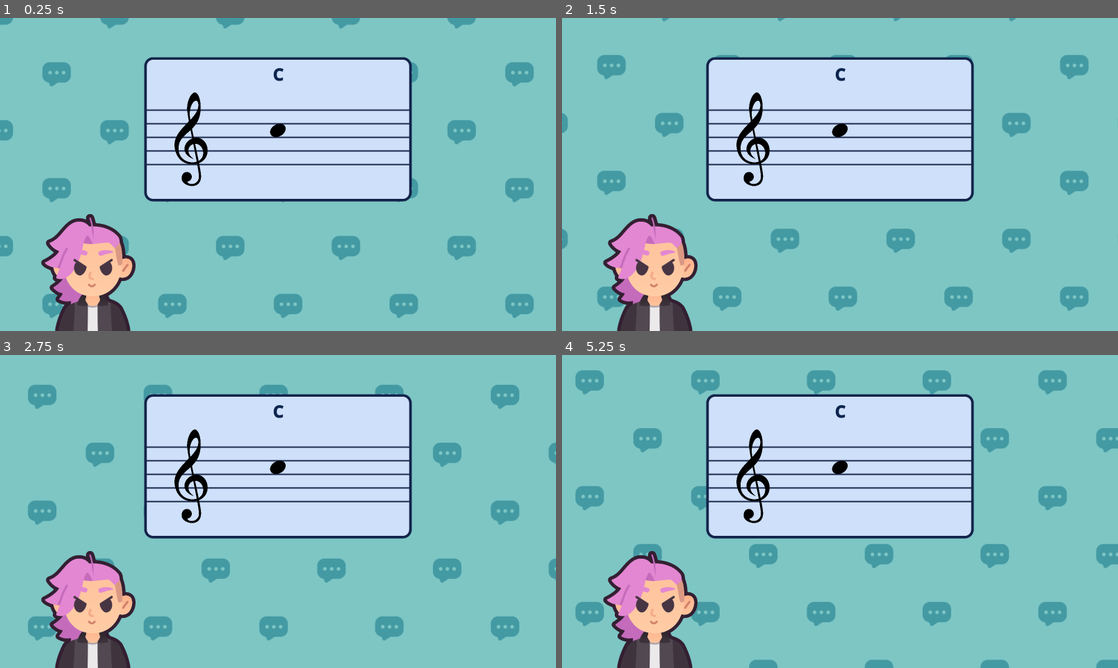
Above: before the commit, frames 1-4 (two rows, left to right).
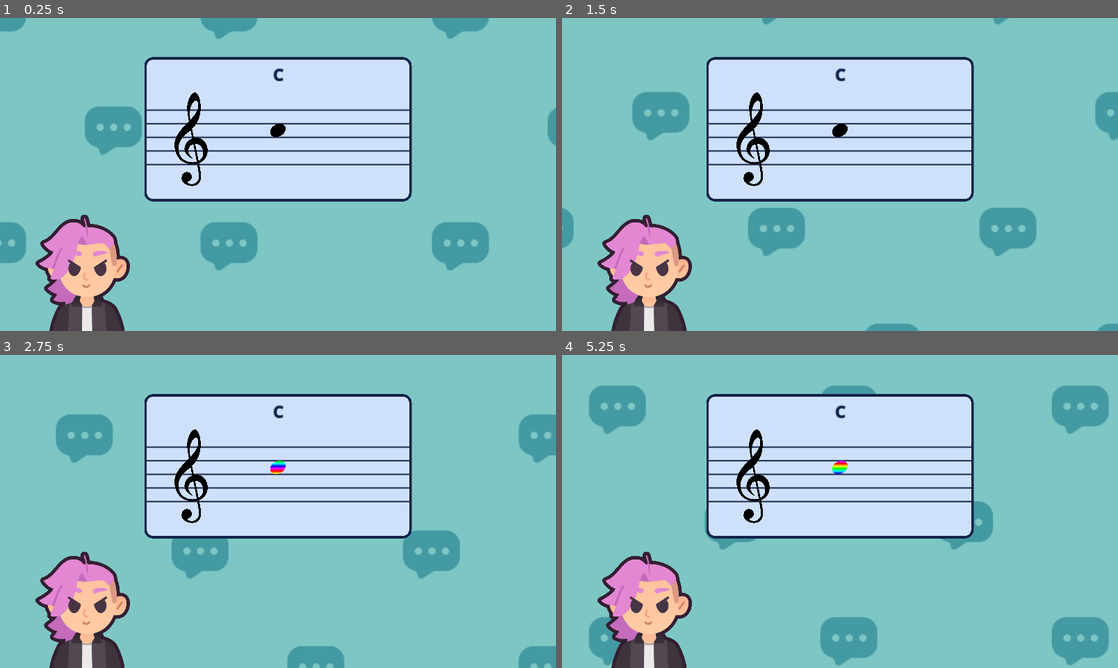
Above: after the commit, the same moments.

Repository: jonathanngkh/lofi-layers
Game: Godot game, scene res://game.tscn
The game is run twice, just before and just after one commit, with the same random seed, the same clock (stepped at 60 frames per second) and the same inputs. The project has no main scene, so this scene is started directly.
Inputs (mouse positions are in pixels of both pictures, inside the frame that each line leads up to):
- Up to frame 1 (0.25 s): no input
- Up to frame 2 (1.5 s): move the mouse to (962, 158) at 0.52 s; hold 1 (C5_on, bound only after the commit) 0.53-1.25 s; click (962, 158) at 0.67 s; tap 2 at 0.8 s; drag from (728, 190) to (812, 237) at 1.27 s
- Up to frame 3 (2.75 s): move the mouse to (333, 442) at 2.02 s; hold 1 (C5_on, bound only after the commit) from 2.03 s (still down); click (333, 442) at 2.17 s; tap 2 at 2.3 s
- Up to frame 4 (5.25 s): release 1 (C5_on, bound only after the commit) at 2.75 s; drag from (812, 574) to (673, 464) at 2.77 s; move the mouse to (1006, 558) at 3.52 s; hold 1 (C5_on, bound only after the commit) 3.53-4.25 s; click (1006, 558) at 3.67 s; tap 2 at 3.8 s; drag from (673, 464) to (756, 433) at 4.27 s; move the mouse to (867, 511) at 5.02 s; hold 1 (C5_on, bound only after the commit) from 5.03 s (still down); click (867, 511) at 5.17 s

The runs differ from the first frame. In frame 1, 11% of the frame differs, in the area x 0-100%, y 0-100%; in frame 2, 10%; in frame 3, 12%; in frame 4, 15%, in the area x 2-100%, y 4-100%.

Commit message:
making separate node for visual piano

Diff:
--- a/CMajorScaleLevelOne.tscn
+++ b/CMajorScaleLevelOne.tscn
@@ -27,12 +27,11 @@
 shader_parameter/angle = 270.0
 
 [node name="CMajorScaleLevelOne" type="Control"]
+custom_minimum_size = Vector2(2560, 1440)
 layout_mode = 3
-anchors_preset = 15
-anchor_right = 1.0
-anchor_bottom = 1.0
-grow_horizontal = 2
-grow_vertical = 2
+anchors_preset = 0
+offset_right = 2560.0
+offset_bottom = 1440.0
 theme = ExtResource("1_kywhn")
 script = ExtResource("2_7ou3x")
 metadata/_edit_vertical_guides_ = [1280.0]
@@ -41,38 +40,26 @@
 
 [node name="Background" type="ColorRect" parent="."]
 material = SubResource("ShaderMaterial_3ay7s")
-layout_mode = 1
-anchors_preset = 15
-anchor_right = 1.0
-anchor_bottom = 1.0
-grow_horizontal = 2
-grow_vertical = 2
+layout_mode = 0
+offset_right = 2560.0
+offset_bottom = 1440.0
 
 [node name="Character" type="TextureRect" parent="."]
 layout_mode = 1
 anchors_preset = -1
-anchor_left = 0.0668889
-anchor_top = 1.0
-anchor_right = 0.0668889
-anchor_bottom = 1.0
-offset_left = -0.320004
-offset_top = -640.0
-offset_right = 511.68
+anchor_left = 0.0566406
+anchor_top = 0.557639
+anchor_right = 0.0566406
+anchor_bottom = 0.557639
+offset_right = 512.0
+offset_bottom = 640.0
 texture = ExtResource("4_hhiak")
 metadata/_edit_use_anchors_ = true
 
 [node name="Expression" type="TextureRect" parent="Character"]
-layout_mode = 1
-anchors_preset = -1
-anchor_left = -0.187
-anchor_top = -0.2
-anchor_right = 2.625
-anchor_bottom = 1.0
-offset_left = 95.744
-offset_top = 128.0
-offset_right = -832.0
-grow_horizontal = 2
-grow_vertical = 2
+layout_mode = 0
+offset_right = 512.0
+offset_bottom = 640.0
 texture = ExtResource("6_wuv8d")
 
 [node name="TextBox" type="RichTextLabel" parent="."]
--- /dev/null
+++ b/CMajorScaleLevelOneBackUp.tscn
@@ -0,0 +1,154 @@
+[gd_scene load_steps=15 format=3 uid="uid://02k63jpqljgr"]
+
+[ext_resource type="Theme" uid="uid://bhk78dvw2v8ao" path="res://assets/themes/main_theme.tres" id="1_qvtkd"]
+[ext_resource type="Script" path="res://CMajorScaleLevelOne.gd" id="2_sltqe"]
+[ext_resource type="PackedScene" uid="uid://c1tsspqyui758" path="res://midi_listener.tscn" id="3_i6ggl"]
+[ext_resource type="Shader" path="res://assets/background/sliding_background.gdshader" id="4_si7t7"]
+[ext_resource type="Texture2D" uid="uid://8vbd1upbqxks" path="res://assets/background/bubble_pattern.png" id="5_52iln"]
+[ext_resource type="Texture2D" uid="uid://behgjeiqg5ojl" path="res://assets/characters/pink.png" id="6_fs55r"]
+[ext_resource type="Texture2D" uid="uid://bqtb64p2by5xs" path="res://assets/characters/expressions/emotion_determined.png" id="7_n1tdq"]
+[ext_resource type="Texture2D" uid="uid://c764sj6i7ua68" path="res://assets/music theory/staff lines.png" id="8_sqyv8"]
+[ext_resource type="Texture2D" uid="uid://dw2wbv5llap1p" path="res://assets/music theory/treble clef.png" id="9_aoux3"]
+[ext_resource type="Shader" path="res://rainbow_gradient.gdshader" id="10_tbsd3"]
+[ext_resource type="Texture2D" uid="uid://cxuswpdv6d13l" path="res://assets/music theory/note head.png" id="11_ln085"]
+[ext_resource type="Texture2D" uid="uid://c8vub0d8x46h0" path="res://assets/music theory/piano.png" id="12_kso8x"]
+
+[sub_resource type="ShaderMaterial" id="ShaderMaterial_3ay7s"]
+shader = ExtResource("4_si7t7")
+shader_parameter/bg_color = Color(0.490196, 0.776471, 0.768627, 1)
+shader_parameter/pattern_color = Color(0.266667, 0.603922, 0.639216, 1)
+shader_parameter/pattern_size = 333.0
+shader_parameter/pattern_sampler = ExtResource("5_52iln")
+
+[sub_resource type="ShaderMaterial" id="ShaderMaterial_ba3nt"]
+shader = ExtResource("10_tbsd3")
+shader_parameter/strength = 0.0
+shader_parameter/speed = 3.0
+shader_parameter/angle = 270.0
+
+[node name="CMajorScaleLevelOne" type="Control"]
+layout_mode = 3
+anchors_preset = 15
+anchor_right = 1.0
+anchor_bottom = 1.0
+grow_horizontal = 2
+grow_vertical = 2
+theme = ExtResource("1_qvtkd")
+script = ExtResource("2_sltqe")
+metadata/_edit_vertical_guides_ = [1280.0]
+
+[node name="MidiListener" parent="." instance=ExtResource("3_i6ggl")]
+
+[node name="Background" type="ColorRect" parent="."]
+material = SubResource("ShaderMaterial_3ay7s")
+layout_mode = 1
+anchors_preset = 15
+anchor_right = 1.0
+anchor_bottom = 1.0
+grow_horizontal = 2
+grow_vertical = 2
+
+[node name="Character" type="TextureRect" parent="."]
+layout_mode = 1
+anchors_preset = -1
+anchor_left = 0.0668889
+anchor_top = 1.0
+anchor_right = 0.0668889
+anchor_bottom = 1.0
+offset_left = -0.320004
+offset_top = -640.0
+offset_right = 511.68
+texture = ExtResource("6_fs55r")
+metadata/_edit_use_anchors_ = true
+
+[node name="Expression" type="TextureRect" parent="Character"]
+layout_mode = 1
+anchors_preset = -1
+anchor_left = -0.187
+anchor_top = -0.2
+anchor_right = 2.625
+anchor_bottom = 1.0
+offset_left = 95.744
+offset_top = 128.0
+offset_right = -832.0
+grow_horizontal = 2
+grow_vertical = 2
+texture = ExtResource("7_n1tdq")
+
+[node name="TextBox" type="RichTextLabel" parent="."]
+layout_mode = 1
+anchors_preset = -1
+anchor_right = 1.0
+anchor_bottom = 1.0
+offset_left = 664.0
+offset_top = 180.0
+offset_right = -664.0
+offset_bottom = -596.0
+grow_horizontal = 2
+grow_vertical = 2
+bbcode_enabled = true
+text = "[center][b]C
+[/b][/center]"
+
+[node name="Staff" type="TextureRect" parent="TextBox"]
+layout_mode = 1
+anchors_preset = 15
+anchor_right = 1.0
+anchor_bottom = 1.0
+offset_top = 72.0
+offset_bottom = 34.0
+grow_horizontal = 2
+grow_vertical = 2
+texture = ExtResource("8_sqyv8")
+expand_mode = 1
+
+[node name="TrebleClef" type="TextureRect" parent="TextBox/Staff"]
+layout_mode = 1
+anchors_preset = -1
+anchor_left = 0.064
+anchor_top = 0.123
+anchor_right = 0.064
+anchor_bottom = 0.123
+offset_left = 0.151996
+offset_top = 0.00199787
+offset_right = 295.152
+offset_bottom = 458.002
+grow_horizontal = 2
+grow_vertical = 2
+texture = ExtResource("9_aoux3")
+expand_mode = 1
+stretch_mode = 4
+
+[node name="NoteHead" type="TextureRect" parent="TextBox/Staff"]
+material = SubResource("ShaderMaterial_ba3nt")
+layout_mode = 1
+anchors_preset = -1
+anchor_left = 0.064
+anchor_top = 0.123
+anchor_right = 0.064
+anchor_bottom = 0.123
+offset_left = 485.152
+offset_top = 154.002
+offset_right = 589.152
+offset_bottom = 230.002
+grow_horizontal = 2
+grow_vertical = 2
+texture = ExtResource("11_ln085")
+expand_mode = 1
+stretch_mode = 4
+
+[node name="Piano" type="TextureRect" parent="."]
+visible = false
+layout_mode = 1
+anchors_preset = 15
+anchor_right = 1.0
+anchor_bottom = 1.0
+offset_left = 730.0
+offset_top = 946.0
+offset_right = -729.0
+offset_bottom = -84.0
+grow_horizontal = 2
+grow_vertical = 2
+texture = ExtResource("12_kso8x")
+expand_mode = 1
+stretch_mode = 5
--- a/midi_listener.gd
+++ b/midi_listener.gd
@@ -40,10 +40,15 @@
 			#print(midi_dictionary[event.pitch] + " off")
 			emit_signal("note_off", event.pitch)
 	# QWERTY INPUTS
-	if Input.is_key_pressed(KEY_1):
-		emit_signal("note_on", 60)
-	if Input.is_key_pressed(KEY_2):
-		emit_signal("note_off", 60)
+	if Input.get_action_strength("C5_on") == 1:
+		print('1')
+		emit_signal("note_on", 72)
+	else:
+		emit_signal("note_off", 72)
+	#if Input.is_key_pressed(KEY_1):
+		#emit_signal("note_on", 72)
+	#if Input.is_key_pressed(KEY_2):
+		#emit_signal("note_off", 72)
 
 
 func _print_midi_info(midi_event: InputEventMIDI):
--- /dev/null
+++ b/piano.tscn
@@ -0,0 +1,24 @@
+[gd_scene load_steps=2 format=3 uid="uid://db7uirthcq6ot"]
+
+[ext_resource type="Texture2D" uid="uid://snijjaqclrdu" path="res://assets/music theory/C normal piano key.png" id="1_4s236"]
+
+[node name="Piano" type="Control"]
+custom_minimum_size = Vector2(2560, 1440)
+layout_mode = 3
+anchors_preset = 0
+offset_right = 40.0
+offset_bottom = 40.0
+
+[node name="HBoxContainer" type="HBoxContainer" parent="."]
+layout_mode = 0
+offset_right = 2560.0
+offset_bottom = 1440.0
+theme_override_constants/separation = -5
+
+[node name="C_TextureButton" type="TextureButton" parent="HBoxContainer"]
+layout_mode = 2
+texture_normal = ExtResource("1_4s236")
+
+[node name="D_TextureButton" type="TextureButton" parent="HBoxContainer"]
+layout_mode = 2
+texture_normal = ExtResource("1_4s236")
--- a/project.godot
+++ b/project.godot
@@ -22,14 +22,20 @@
 
 window/size/viewport_width=2560
 window/size/viewport_height=1440
-window/size/window_width_override=2560
-window/size/window_height_override=1440
-window/stretch/scale_mode="integer"
+window/stretch/mode="canvas_items"
 
 [editor_plugins]
 
 enabled=PackedStringArray("res://addons/midi/plugin.cfg")
 
+[input]
+
+C5_on={
+"deadzone": 0.5,
+"events": [Object(InputEventKey,"resource_local_to_scene":false,"resource_name":"","device":-1,"window_id":0,"alt_pressed":false,"shift_pressed":false,"ctrl_pressed":false,"meta_pressed":false,"pressed":false,"keycode":0,"physical_keycode":49,"key_label":0,"unicode":49,"echo":false,"script":null)
+]
+}
+
 [rendering]
 
 renderer/rendering_method="gl_compatibility"
Binary file added: assets/music theory/C normal piano key.png
Not shown, added: assets/music theory/C normal piano key.png.import
